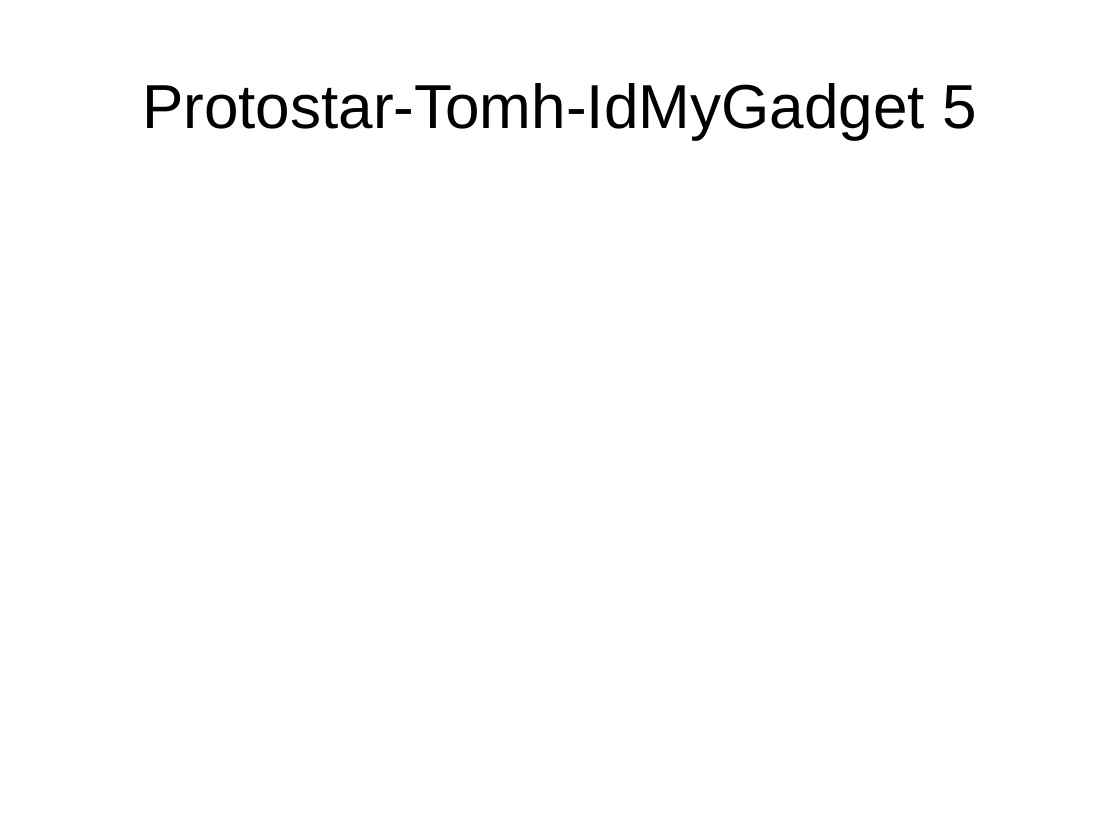
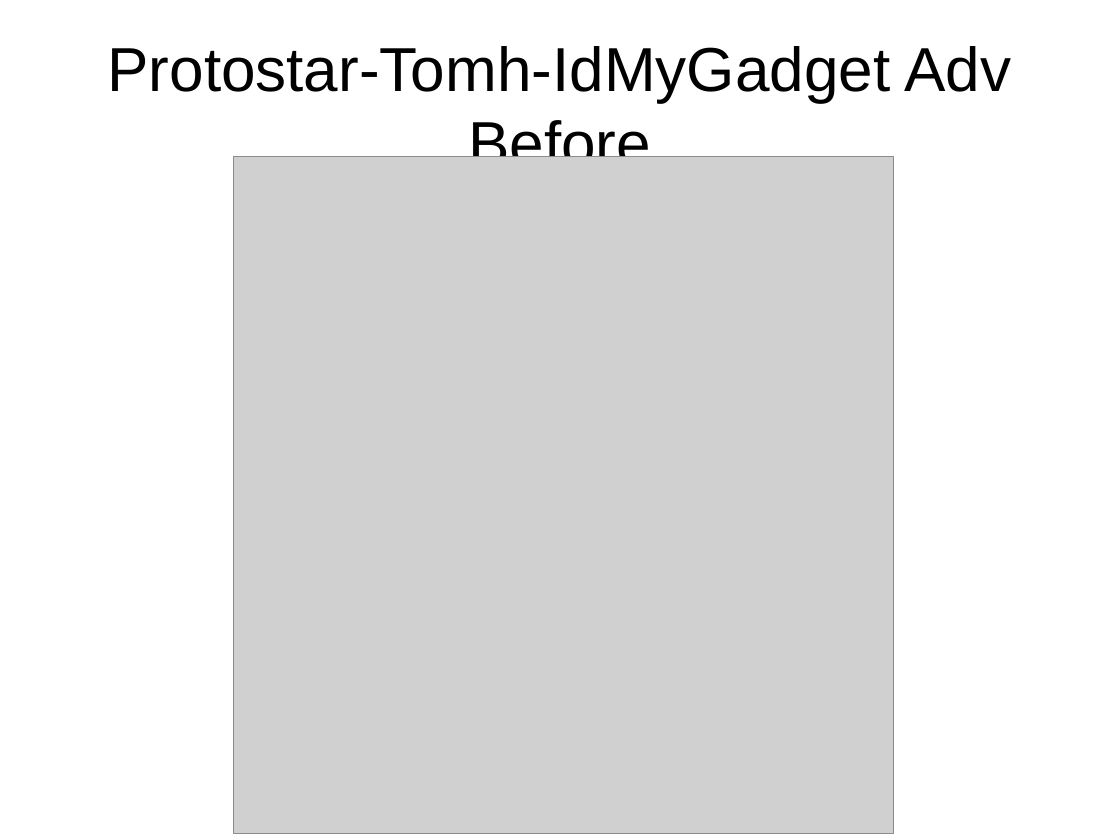
Before and after one commit to tomwhartung/jmws_accoutrements, a slide deck: slide 37 of presentations/2015_09-Joomla/Device_Detection-In_Protostar_and_Beez3.odp (slide 35 before the commit). Drawn at 1120x840 pixels with LibreOffice and Linux fonts; fonts in the diff are those of the drawing; grey boxes stand for pictures. Boxes give left, top, right and bottom in pixels: in the first picture for what was removed or moved away, otherwise in the second. Text is boxed around its words. In the diff, an @@ line names an element or a change of style, - is before the commit and + after.

Commit message:
Added before and after shots of the Advanced tab for protostar templates.

```diff
--- a/presentations/2015_09-Joomla/Device_Detection-In_Protostar_and_Beez3.odp
+++ b/presentations/2015_09-Joomla/Device_Detection-In_Protostar_and_Beez3.odp
@@ title at (108,46,1011,157): text changed @@
-Protostar-Tomh-IdMyGadget 5
+Protostar-Tomh-IdMyGadget Adv Before
@@ picture added at (234,157,894,833) @@
```
Also in this commit, not shown: 1 other slide changed, 4 slides added, 1 slide removed, 3 other files.
